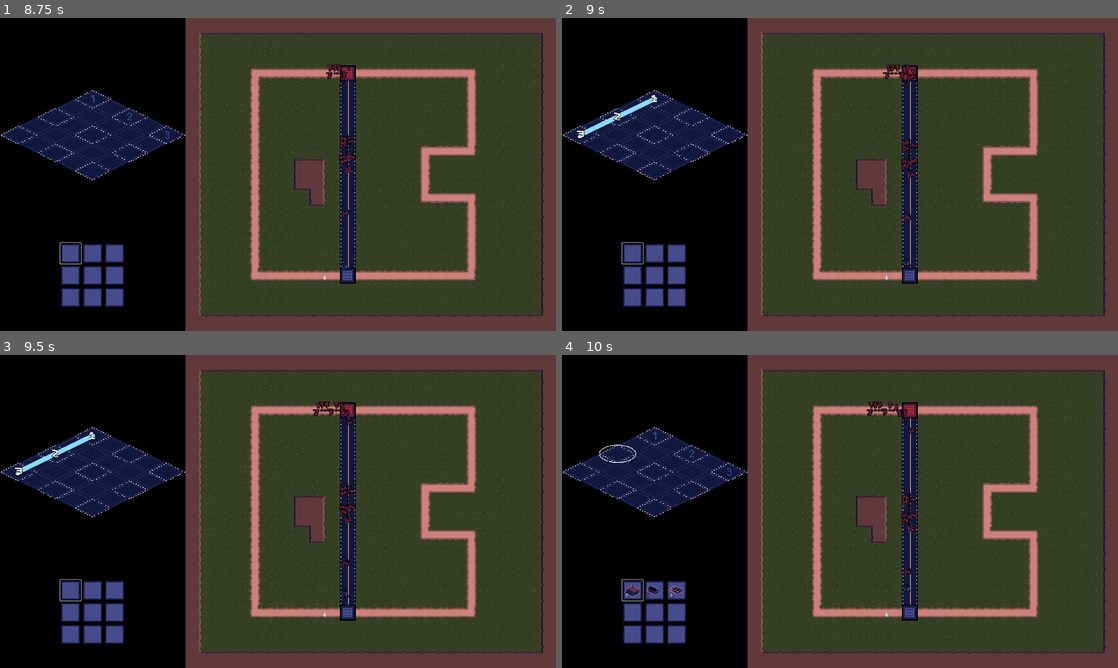
Above: before the commit, frames 1-4 (two rows, left to right).
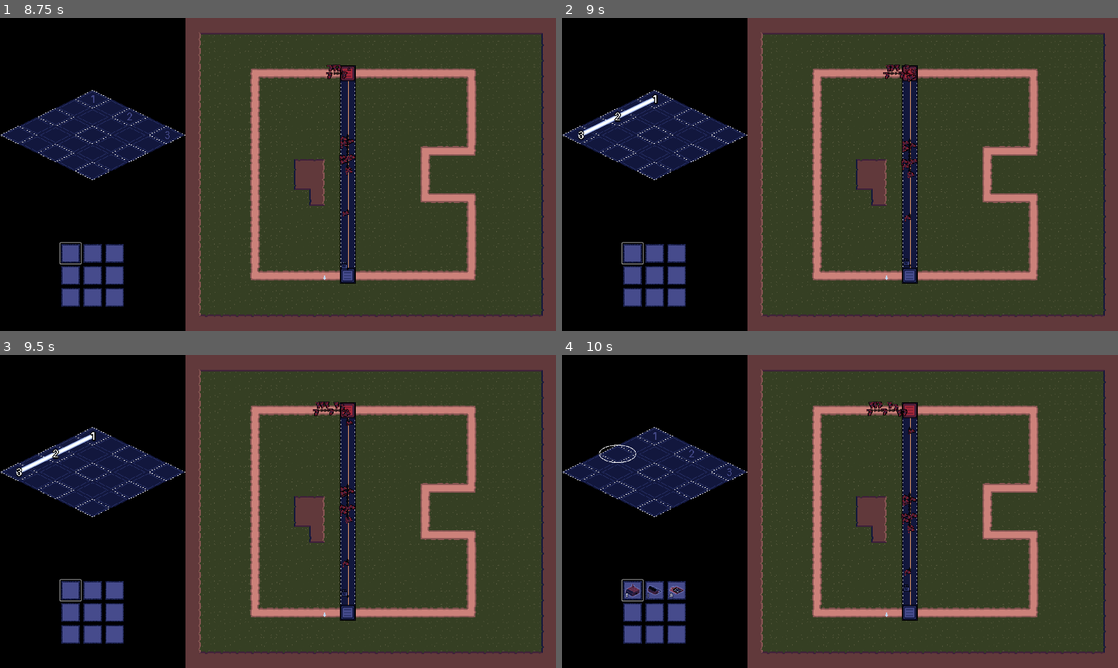
Above: after the commit, the same moments.

Repository: ClemiDouce/halloween-game-jam-2026
Game: Godot game, scene res://scenes/world.tscn
The game is run twice, just before and just after one commit, with the same random seed, the same clock (stepped at 60 frames per second) and the same inputs.
Inputs (mouse positions are in pixels of both pictures, inside the frame that each line leads up to):
- Up to frame 1 (8.75 s): tap Enter at 0.5 s; hold Up (ui_up) 0.53-1.25 s; tap D (destroy_building) at 0.6 s; click (72, 277) at 1.25 s; click (94, 277) at 2.02 s; click (116, 277) at 2.77 s; click (72, 299) at 3.52 s; click (94, 299) at 4.27 s; click (116, 299) at 5.02 s; click (72, 321) at 5.77 s; click (94, 321) at 6.52 s; click (116, 321) at 7.27 s; hold Down (ui_down) from 8.03 s (still down); tap Tab (next_path) at 8.1 s
- Up to frame 2 (9 s): release Down (ui_down) at 8.78 s; hold Up (ui_up) from 8.78 s (still down); tap 1 (select_slot_1) at 8.85 s
- Up to frame 3 (9.5 s): keep holding Up (ui_up)
- Up to frame 4 (10 s): keep holding Up (ui_up); tap 2 (select_slot_2) at 9.6 s

Frame 1 is identical in both runs. In frame 2, 0.3% of the frame differs, in the area x 2-18%, y 24-39%; in frame 3, 0.3%; in frame 4, nothing differs.

Commit message:
selection iter

Diff:
--- a/scenes/base_view.tscn
+++ b/scenes/base_view.tscn
@@ -4,11 +4,12 @@
 [ext_resource type="Texture2D" uid="uid://b615db3h1hqd" path="res://assets/art/tiles/building_selection_cursor.png" id="2_5836b"]
 [ext_resource type="Texture2D" uid="uid://hbg47ispai7w" path="res://assets/art/tiles/base/base_1.png" id="3_5836b"]
 [ext_resource type="Texture2D" uid="uid://d2rmq0beqa56u" path="res://assets/art/tiles/base/base_2.png" id="4_nygv8"]
-[ext_resource type="Texture2D" uid="uid://d0t3rsok3gmum" path="res://assets/art/placeholder/1_icon_0002.png" id="4_t1api"]
-[ext_resource type="Texture2D" uid="uid://c8p4rvl16j6qg" path="res://assets/art/placeholder/2_icon_0002.png" id="5_c0dj4"]
 [ext_resource type="Texture2D" uid="uid://234kjoh0jt17" path="res://assets/art/tiles/base/base_3.png" id="5_ne0d2"]
-[ext_resource type="Texture2D" uid="uid://ddi8gr6ybod7a" path="res://assets/art/placeholder/3_icon_0002.png" id="6_l8ppo"]
+[ext_resource type="Texture2D" uid="uid://dj52xymxlewku" path="res://assets/art/1.png" id="6_nygv8"]
+[ext_resource type="Texture2D" uid="uid://dcwgfv7ow5lir" path="res://assets/art/2.png" id="7_ne0d2"]
+[ext_resource type="Texture2D" uid="uid://rgpohryt3kgk" path="res://assets/art/3.png" id="8_q4xv5"]
 [ext_resource type="PackedScene" uid="uid://cqmjrfjljj68n" path="res://scenes/ui/hotkey_button.tscn" id="10_grwde"]
+[ext_resource type="Texture2D" uid="uid://b85hrdxkuub0a" path="res://assets/art/tiles/base/laser.png" id="10_nygv8"]
 [ext_resource type="Texture2D" uid="uid://bjnrdffw74akt" path="res://assets/art/tiles/base/building_tile.png" id="11_5836b"]
 [ext_resource type="Texture2D" uid="uid://d4ith88fkqxfp" path="res://assets/art/tiles/base/empty_base.png" id="12_nygv8"]
 
@@ -45,7 +46,7 @@
 slot_holder = NodePath("Control")
 selection_line = NodePath("Line2D")
 axis_label_textures = Array[Texture2D]([ExtResource("3_5836b"), ExtResource("4_nygv8"), ExtResource("5_ne0d2")])
-y_axis_label_textures = Array[Texture2D]([ExtResource("4_t1api"), ExtResource("5_c0dj4"), ExtResource("6_l8ppo")])
+y_axis_label_textures = Array[Texture2D]([ExtResource("6_nygv8"), ExtResource("7_ne0d2"), ExtResource("8_q4xv5")])
 base_tilemap = NodePath("TileMapLayer")
 base_center_tile = Vector2i(8, 4)
 button_holder = NodePath("Control/GridContainer")
@@ -69,8 +70,10 @@
 columns = 3
 
 [node name="Line2D" type="Line2D" parent="." unique_id=505038245]
+z_index = -3
 width = 16.0
-default_color = Color(0.54901963, 0.85490197, 1, 1)
+texture = ExtResource("10_nygv8")
+texture_mode = 2
 begin_cap_mode = 2
 end_cap_mode = 2
 
Binary file added: assets/art/1.png
Not shown, added: assets/art/1.png.import
Binary file added: assets/art/2.png
Not shown, added: assets/art/2.png.import
Binary file added: assets/art/3.png
Not shown, added: assets/art/3.png.import
Binary file added: assets/art/tiles/base/laser.png
Not shown, added: assets/art/tiles/base/laser.png.import
Not shown, added: assets/art/laser.pxo
